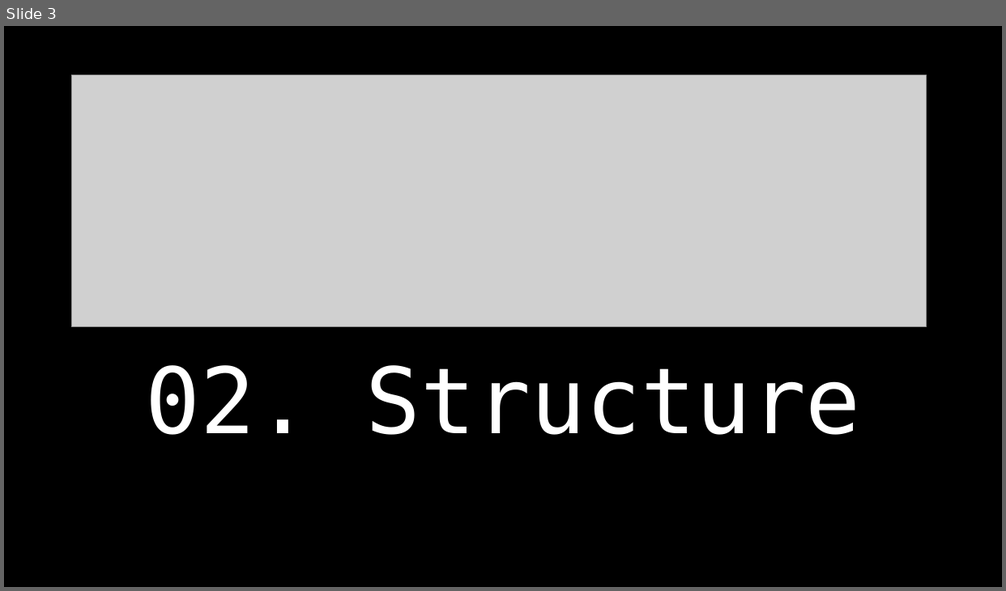
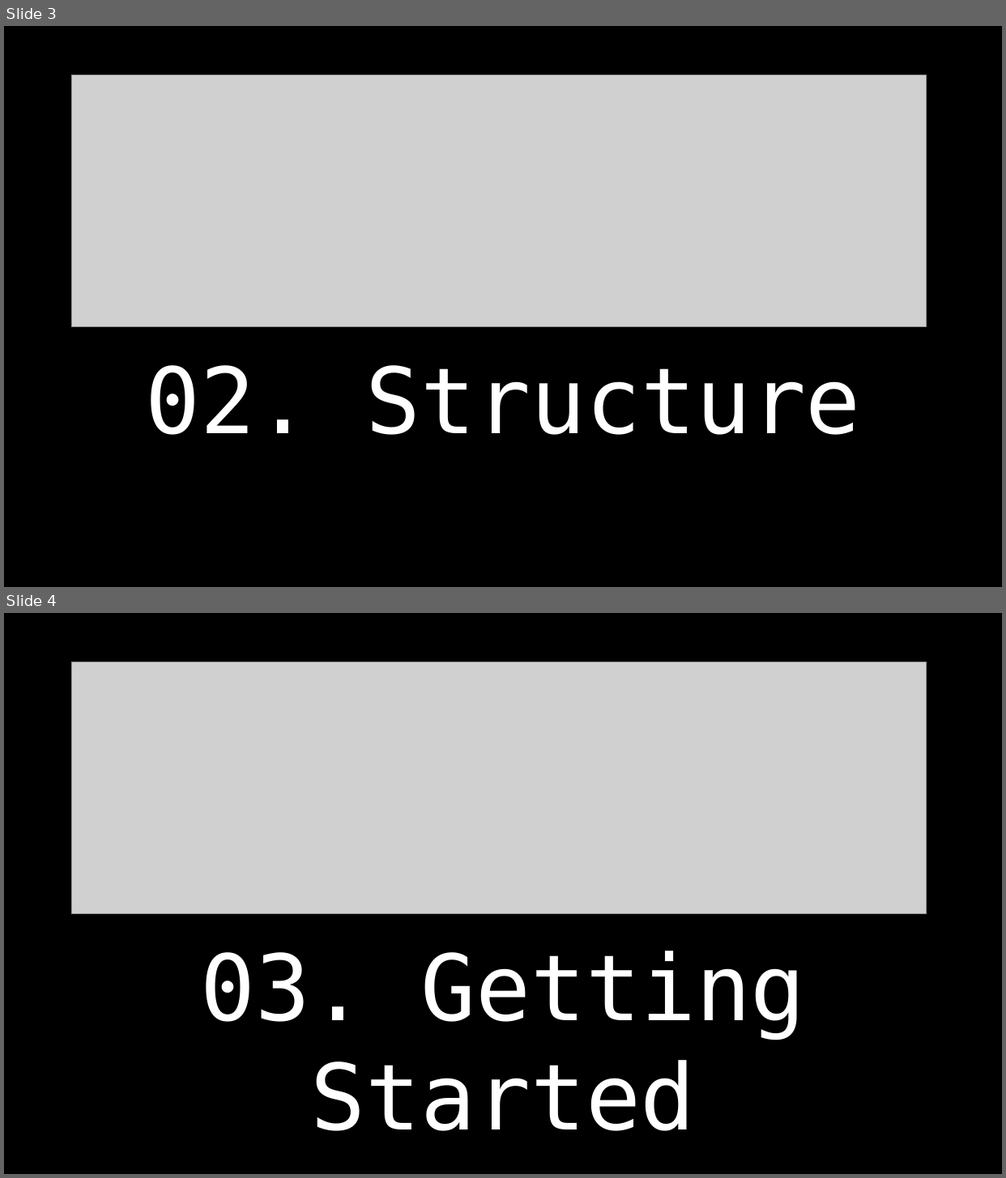
Before and after one commit to sancarn/stdVBA-scripts, a slide deck: SharedResources/Thumbnails.pptx. Shown one above the other, each under a label of ours: slide 3 before the commit, slides 3 and 4 after it. The pictures are 1006x591 and 1006x1178 pixels, drawn with LibreOffice and Linux fonts; fonts in the diff are those of the drawing; grey boxes stand for pictures. Boxes give left, top, right and bottom in pixels: in the first picture for what was removed or moved away, otherwise in the second. Text is boxed around its words. In the diff, an @@ line names an element or a change of style, - is before the commit and + after.

```diff
--- a/SharedResources/Thumbnails.pptx
+++ b/SharedResources/Thumbnails.pptx
@@ slide 4 added at (x1=4, y1=613, x2=1002, y2=1174), background #FFFFFF @@
@@ rectangle added at (x1=4, y1=613, x2=1002, y2=1174), fill #000000, outline #000000 1.5 pt @@
@@ picture added at (x1=71, y1=662, x2=927, y2=914) @@
@@ text added at (x1=200, y1=951, x2=806, y2=1131), 88 pt, text #FFFFFF @@
+03. Getting Started
```
Also in this commit, not shown: 5 other slides added, 1 slide removed, 15 other files.
